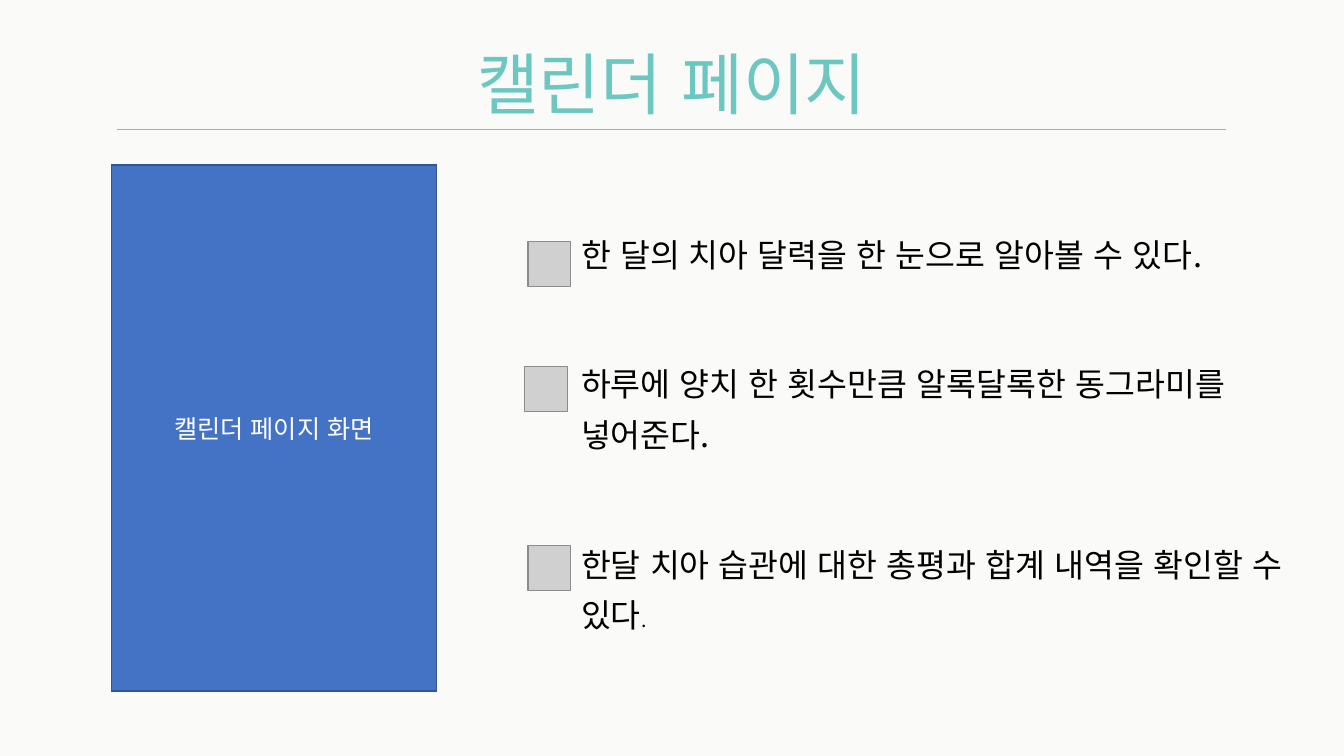
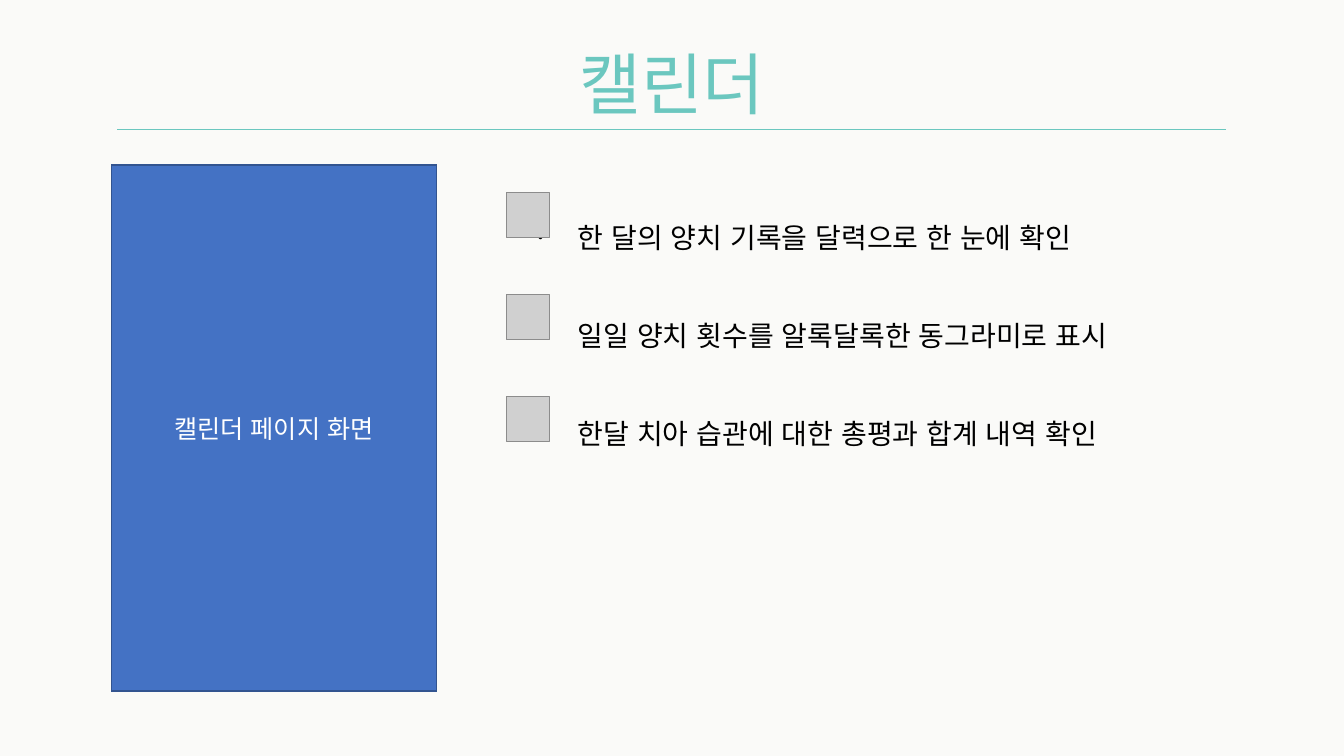
Before and after one commit to Team-Achi/Docs, a slide deck: slide 10 of PPT/캡스톤디자인_14주차_최종데모_5조.pptx (slide 16 before the commit). Drawn at 1344x756 pixels with LibreOffice and Linux fonts; fonts in the diff are those of the drawing; grey boxes stand for pictures. Boxes give left, top, right and bottom in pixels: in the first picture for what was removed or moved away, otherwise in the second. Text is boxed around its words. In the diff, an @@ line names an element or a change of style, - is before the commit and + after.

```diff
--- a/PPT/캡스톤디자인_14주차_최종데모_5조.pptx
+++ b/PPT/캡스톤디자인_14주차_최종데모_5조.pptx
@@ text at <box>579,53,764,115</box>: text changed @@
-캘린더 페이지
+캘린더
@@ picture: place and size @@
-picture at <box>528,241,572,286</box>
+picture at <box>507,193,551,238</box>
@@ text at <box>578,224,1108,447</box>: text changed; size 23.2 to 20 pt @@
-• 한 달의 치아 달력을 한 눈으로 알아볼 수 있다.
-• 하루에 양치 한 횟수만큼 알록달록한 동그라미를 넣어준다.
-• 한달 치아 습관에 대한 총평과 합계 내역을 확인할 수 있다.
+• 한 달의 양치 기록을 달력으로 한 눈에 확인
+• 일일 양치 횟수를 알록달록한 동그라미로 표시
+• 한달 치아 습관에 대한 총평과 합계 내역 확인
@@ picture: place and size @@
-picture at <box>524,367,568,412</box>
+picture at <box>507,294,551,340</box>
@@ picture: place and size @@
-picture at <box>528,546,572,592</box>
+picture at <box>507,396,551,442</box>
```
Also in this commit, not shown: 13 other slides changed, 5 slides added, 8 slides removed, 2 other files.
